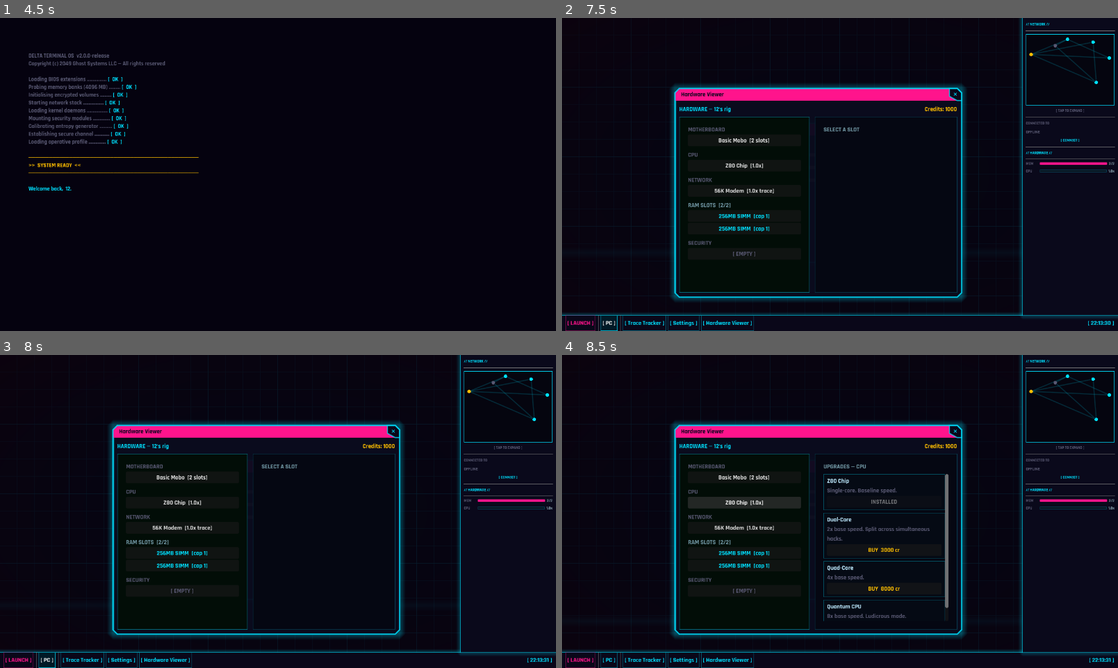
Above: before the commit, frames 1-4 (two rows, left to right).
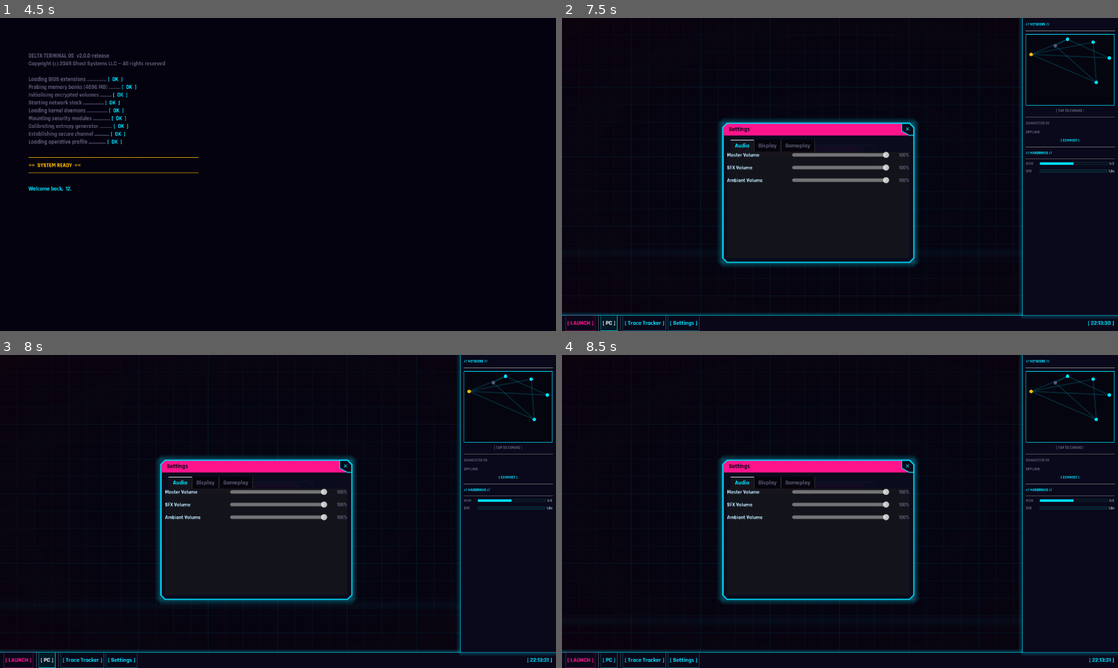
Above: after the commit, the same moments.

Repository: Sub-Xaero/Delta-Terminal-v2
Game: Godot game, scene res://scenes/main_menu.tscn
Same seed, same stepped clock (60 frames per second), same inputs: the game is played once before the commit and once after it.
Inputs (mouse positions are in pixels of both pictures, inside the frame that each line leads up to):
- Up to frame 1 (4.5 s): click "[ NEW GAME ]" at 0.5 s; click (278, 230) at 1.27 s; type "12" at 1.35 s; click "[ CONFIRM ]" at 2 s; move the mouse to (400, 158) at 2.77 s; click (400, 158) at 2.92 s; tap Enter at 3.5 s; drag from (166, 190) to (250, 237) at 3.52 s; tap Space at 4.25 s; move the mouse to (333, 105) at 4.27 s; click (333, 105) at 4.42 s
- Up to frame 2 (7.5 s): click "[ LAUNCH ]" at 5 s; click "[ LAUNCH ]" at 5.75 s; click "✕" at 6.5 s; click "[ PC ]" at 7.25 s
- Up to frame 3 (8 s): no input
- Up to frame 4 (8.5 s): click (745, 502) at 8 s, where only the run before the commit has a clickable "Z80 Chip [1.0x]"

Frame 1 is identical in both runs. In frame 2, 10% of the frame differs, in the area x 19-100%, y 21-100%; in frame 3, 11%; in frame 4, 12%.
Error after the commit: Parse Error: Identifier "cpu_usage_label" not declared in the current scope. (res://scenes/tools/hardware_viewer.gd:258)

Commit message:
Rebrand CPU to compute stacks
Processing power is no longer a single chip — it's a stack of parallel
nodes. Rename throughout: catalog type "cpu" → "stack", item names
(Z80 Chip → Solo Stack, Dual-Core → Dual Stack, etc.), public API
(installed_cpu → installed_stack, effective_cpu_speed →
effective_stack_speed), scene nodes (CpuSection/CpuSlot/… →
StackSection/StackSlot/…), and sidebar monitor tag (CPU → STK).
Save file compatibility is preserved via the existing "cpu_id" key.

Diff:
--- a/scenes/desktop/sidebar.gd
+++ b/scenes/desktop/sidebar.gd
@@ -84,7 +84,7 @@
 	_widget_slots.add_child(sep)
 
 	_widget_slots.add_child(_build_monitor_row("MEM"))
-	_widget_slots.add_child(_build_monitor_row("CPU"))
+	_widget_slots.add_child(_build_monitor_row("STK"))
 	_update_monitors()
 
 
@@ -132,7 +132,7 @@
 		_ram_bar        = bar
 		_ram_val_label  = val_lbl
 		_ram_fill_style = fill_style
-	else:
+	else:  # STK
 		_cpu_bar        = bar
 		_cpu_val_label  = val_lbl
 		_cpu_fill_style = fill_style
@@ -153,12 +153,12 @@
 	_ram_val_label.text      = "%d/%d" % [ram_used, ram_cap]
 
 	# ── CPU ───────────────────────────────────────────────────────────────────
-	var cpu_speed:  float = HardwareManager.installed_cpu.get("cpu_speed", 1.0)
+	var stk_speed:  float = HardwareManager.installed_stack.get("cpu_speed", 1.0)
 	var hack_count: int   = HardwareManager.active_hack_count
-	var cpu_load: float   = minf(1.0, float(hack_count) / maxf(1.0, cpu_speed))
-	_cpu_fill_style.bg_color = _monitor_color(cpu_load)
-	_cpu_bar.value           = cpu_load
-	_cpu_val_label.text      = "%.1fx" % HardwareManager.effective_cpu_speed
+	var stk_load: float   = minf(1.0, float(hack_count) / maxf(1.0, stk_speed))
+	_cpu_fill_style.bg_color = _monitor_color(stk_load)
+	_cpu_bar.value           = stk_load
+	_cpu_val_label.text      = "%.1fx" % HardwareManager.effective_stack_speed
 
 
 func _monitor_color(pct: float) -> Color:
--- a/scenes/tools/hardware_viewer.gd
+++ b/scenes/tools/hardware_viewer.gd
@@ -7,8 +7,8 @@
 @onready var header_label:    Label         = $ContentArea/Margin/VBox/TopRow/HeaderLabel
 @onready var credits_label:   Label         = $ContentArea/Margin/VBox/TopRow/CreditsLabel
 @onready var mobo_slot:       Button        = $ContentArea/Margin/VBox/HSplit/BoardPanel/BoardMargin/BoardVBox/MoboSection/MoboSlot
-@onready var cpu_slot:        Button        = $ContentArea/Margin/VBox/HSplit/BoardPanel/BoardMargin/BoardVBox/CpuSection/CpuSlot
-@onready var cpu_usage_label: Label         = $ContentArea/Margin/VBox/HSplit/BoardPanel/BoardMargin/BoardVBox/CpuSection/CpuUsageLabel
+@onready var stack_slot:        Button        = $ContentArea/Margin/VBox/HSplit/BoardPanel/BoardMargin/BoardVBox/StackSection/StackSlot
+@onready var stack_usage_label: Label         = $ContentArea/Margin/VBox/HSplit/BoardPanel/BoardMargin/BoardVBox/StackSection/StackUsageLabel
 @onready var network_slot:    Button        = $ContentArea/Margin/VBox/HSplit/BoardPanel/BoardMargin/BoardVBox/NetworkSection/NetworkSlot
 @onready var ram_label:       Label         = $ContentArea/Margin/VBox/HSplit/BoardPanel/BoardMargin/BoardVBox/RamSection/RamLabel
 @onready var ram_slots_vbox:  VBoxContainer = $ContentArea/Margin/VBox/HSplit/BoardPanel/BoardMargin/BoardVBox/RamSection/RamSlots
@@ -31,7 +31,7 @@
 	EventBus.player_stats_changed.connect(_on_player_stats_changed)
 
 	mobo_slot.pressed.connect(func():    _show_shop_for("mobo", -1))
-	cpu_slot.pressed.connect(func():     _show_shop_for("cpu", -1))
+	stack_slot.pressed.connect(func():   _show_shop_for("stack", -1))
 	network_slot.pressed.connect(func(): _show_shop_for("network", -1))
 	security_slot.pressed.connect(func(): _show_shop_for("security", -1))
 	detonate_btn.pressed.connect(_on_detonate_pressed)
@@ -51,17 +51,17 @@
 	var mobo: Dictionary = HardwareManager.installed_mobo
 	mobo_slot.text = "%s  [%d slots]" % [mobo.get("name", "?"), mobo.get("ram_slots", 0)]
 
-	# CPU
-	var cpu: Dictionary = HardwareManager.installed_cpu
-	cpu_slot.text = "%s  [%.1fx]" % [cpu.get("name", "?"), cpu.get("cpu_speed", 1.0)]
+	# Stack
+	var stk: Dictionary = HardwareManager.installed_stack
+	stack_slot.text = "%s  [%.1fx]" % [stk.get("name", "?"), stk.get("cpu_speed", 1.0)]
 	var hack_count: int = HardwareManager.active_hack_count
 	if hack_count > 0:
-		cpu_usage_label.visible = true
-		cpu_usage_label.text = "%d hack(s) active  →  %.2fx effective" % [
-			hack_count, HardwareManager.effective_cpu_speed
+		stack_usage_label.visible = true
+		stack_usage_label.text = "%d hack(s) active  →  %.2fx effective" % [
+			hack_count, HardwareManager.effective_stack_speed
 		]
 	else:
-		cpu_usage_label.visible = false
+		stack_usage_label.visible = false
 
 	# Network
 	var net: Dictionary = HardwareManager.installed_network
@@ -121,7 +121,7 @@
 	var type_labels: Dictionary = {
 		"mobo":     "MOTHERBOARD",
 		"ram":      "RAM MODULE",
-		"cpu":      "CPU",
+		"stack":    "COMPUTE STACK",
 		"network":  "NETWORK CARD",
 		"security": "SECURITY CHIP",
 	}
@@ -190,7 +190,7 @@
 	var id: String = item.get("id", "")
 	match item.get("type", ""):
 		"mobo":     return HardwareManager.installed_mobo.get("id", "") == id
-		"cpu":      return HardwareManager.installed_cpu.get("id", "") == id
+		"stack":    return HardwareManager.installed_stack.get("id", "") == id
 		"network":  return HardwareManager.installed_network.get("id", "") == id
 		"security": return HardwareManager.installed_security.get("id", "") == id
 		"ram":
@@ -262,7 +262,7 @@
 
 	# Section header labels — slot buttons colour overrides set in _refresh
 	_style_section_label($ContentArea/Margin/VBox/HSplit/BoardPanel/BoardMargin/BoardVBox/MoboSection/MoboLabel as Label)
-	_style_section_label($ContentArea/Margin/VBox/HSplit/BoardPanel/BoardMargin/BoardVBox/CpuSection/CpuLabel as Label)
+	_style_section_label($ContentArea/Margin/VBox/HSplit/BoardPanel/BoardMargin/BoardVBox/StackSection/StackLabel as Label)
 	_style_section_label($ContentArea/Margin/VBox/HSplit/BoardPanel/BoardMargin/BoardVBox/NetworkSection/NetworkLabel as Label)
 	_style_section_label($ContentArea/Margin/VBox/HSplit/BoardPanel/BoardMargin/BoardVBox/SecuritySection/SecurityLabel as Label)
 	# RamLabel styled above via @onready reference
--- a/scenes/tools/hardware_viewer.tscn
+++ b/scenes/tools/hardware_viewer.tscn
@@ -63,19 +63,19 @@
 layout_mode = 2
 text = "..."
 
-[node name="CpuSection" type="VBoxContainer" parent="ContentArea/Margin/VBox/HSplit/BoardPanel/BoardMargin/BoardVBox"]
+[node name="StackSection" type="VBoxContainer" parent="ContentArea/Margin/VBox/HSplit/BoardPanel/BoardMargin/BoardVBox"]
 layout_mode = 2
 theme_override_constants/separation = 2
 
-[node name="CpuLabel" type="Label" parent="ContentArea/Margin/VBox/HSplit/BoardPanel/BoardMargin/BoardVBox/CpuSection"]
+[node name="StackLabel" type="Label" parent="ContentArea/Margin/VBox/HSplit/BoardPanel/BoardMargin/BoardVBox/StackSection"]
 layout_mode = 2
-text = "CPU"
+text = "COMPUTE STACK"
 
-[node name="CpuSlot" type="Button" parent="ContentArea/Margin/VBox/HSplit/BoardPanel/BoardMargin/BoardVBox/CpuSection"]
+[node name="StackSlot" type="Button" parent="ContentArea/Margin/VBox/HSplit/BoardPanel/BoardMargin/BoardVBox/StackSection"]
 layout_mode = 2
 text = "..."
 
-[node name="CpuUsageLabel" type="Label" parent="ContentArea/Margin/VBox/HSplit/BoardPanel/BoardMargin/BoardVBox/CpuSection"]
+[node name="StackUsageLabel" type="Label" parent="ContentArea/Margin/VBox/HSplit/BoardPanel/BoardMargin/BoardVBox/StackSection"]
 layout_mode = 2
 visible = false
 text = ""
--- a/scenes/tools/password_cracker.gd
+++ b/scenes/tools/password_cracker.gd
@@ -42,7 +42,7 @@
 	_update_char_grid()
 	if _state != State.CRACKING:
 		return
-	_crack_elapsed  += delta * HardwareManager.effective_cpu_speed
+	_crack_elapsed  += delta * HardwareManager.effective_stack_speed
 	_crack_progress  = minf(_crack_elapsed / _crack_duration, 1.0)
 	crack_bar.value  = _crack_progress * 100.0
 	crack_pct.text   = "CRACK:  %d%%" % roundi(_crack_progress * 100.0)
--- a/scenes/tools/port_scanner.gd
+++ b/scenes/tools/port_scanner.gd
@@ -49,10 +49,10 @@
 func _process(delta: float) -> void:
 	if _state != State.SCANNING:
 		return
-	var cpu_speed: float = HardwareManager.effective_cpu_speed
-	_scan_elapsed += delta * cpu_speed
+	var stk_speed: float = HardwareManager.effective_stack_speed
+	_scan_elapsed += delta * stk_speed
 	scan_bar.value  = minf(_scan_elapsed / _scan_duration, 1.0) * 100.0
-	_line_timer    -= delta * cpu_speed
+	_line_timer    -= delta * stk_speed
 	if _line_timer <= 0.0 and not _pending_lines.is_empty():
 		_reveal_next_line()
 		_line_timer = _line_interval
--- a/scripts/autoloads/hardware_manager.gd
+++ b/scripts/autoloads/hardware_manager.gd
@@ -1,15 +1,15 @@
 extends Node
 ## Tracks installed hardware and exposes derived stats used by other systems.
 ## RAM capacity limits how many tools can be open simultaneously.
-## CPU speed (shared across active hacks) determines how fast operations complete.
+## Stack speed (shared across active hacks) determines how fast operations complete.
 ## Modem speed multiplier slows trace accumulation.
 ## Security chips can nuke the entire system to avoid a trace completion penalty.
 
 # ── Catalog ────────────────────────────────────────────────────────────────────
-# type: "mobo" | "ram" | "cpu" | "network" | "security"
+# type: "mobo" | "ram" | "stack" | "network" | "security"
 # Motherboard: ram_slots (int)
 # RAM:         ram_capacity (int) — number of concurrent tools this stick supports
-# CPU:         cpu_speed (float)  — base speed multiplier; shared across active hacks
+# Stack:       cpu_speed (float)  — base speed multiplier; shared across active hacks
 # Network:     trace_mult (float) — higher = trace accumulates slower
 # Security:    nuke_mode (String) — "auto" triggers on trace_completed; "manual" is player-activated
 const CATALOG: Array[Dictionary] = [
@@ -47,25 +47,25 @@
 		"ram_capacity": 4, "cost": 3000,
 	},
 
-	# ── CPU ───────────────────────────────────────────────────────────────────
-	{
-		"id": "cpu_z80", "type": "cpu", "name": "Z80 Chip",
-		"desc": "Single-core. Baseline speed.",
+	# ── Stacks ────────────────────────────────────────────────────────────────
+	{
+		"id": "cpu_z80", "type": "stack", "name": "Solo Stack",
+		"desc": "Single processing node. Baseline throughput.",
 		"cpu_speed": 1.0, "cost": 0,
 	},
 	{
-		"id": "cpu_dual", "type": "cpu", "name": "Dual-Core",
-		"desc": "2x base speed. Split across simultaneous hacks.",
+		"id": "cpu_dual", "type": "stack", "name": "Dual Stack",
+		"desc": "Two parallel nodes. 2x speed, distributed across active hacks.",
 		"cpu_speed": 2.0, "cost": 3000,
 	},
 	{
-		"id": "cpu_quad", "type": "cpu", "name": "Quad-Core",
-		"desc": "4x base speed.",
+		"id": "cpu_quad", "type": "stack", "name": "Quad Stack",
+		"desc": "Four-node array. 4x base throughput.",
 		"cpu_speed": 4.0, "cost": 8000,
 	},
 	{
-		"id": "cpu_quantum", "type": "cpu", "name": "Quantum CPU",
-		"desc": "8x base speed. Ludicrous mode.",
+		"id": "cpu_quantum", "type": "stack", "name": "Quantum Stack",
+		"desc": "Eight entangled nodes. 8x throughput. Experimental.",
 		"cpu_speed": 8.0, "cost": 20000,
 	},
 
@@ -106,7 +106,7 @@
 
 const _STARTING_MOBO_ID:    String = "mobo_basic"
 const _STARTING_RAM_IDS:    Array  = ["ram_256", "ram_256"]
-const _STARTING_CPU_ID:     String = "cpu_z80"
+const _STARTING_STACK_ID:   String = "cpu_z80"
 const _STARTING_NETWORK_ID: String = "net_56k"
 const _STARTING_CREDITS:    int    = 1000
 
@@ -117,7 +117,7 @@
 # ── Installed hardware state ────────────────────────────────────────────────────
 var installed_mobo:     Dictionary = {}
 var installed_ram:      Array[Dictionary] = []
-var installed_cpu:      Dictionary = {}
+var installed_stack:    Dictionary = {}
 var installed_network:  Dictionary = {}
 var installed_security: Dictionary = {}
 
@@ -127,11 +127,11 @@
 var ram_used:               int   = 0
 var modem_trace_multiplier: float = 1.0
 
-# ── CPU ────────────────────────────────────────────────────────────────────────
+# ── Stack ──────────────────────────────────────────────────────────────────────
 var active_hack_count: int = 0
 
-var effective_cpu_speed: float:
-	get: return installed_cpu.get("cpu_speed", 1.0) / max(1, active_hack_count)
+var effective_stack_speed: float:
+	get: return installed_stack.get("cpu_speed", 1.0) / max(1, active_hack_count)
 
 
 # ── Lifecycle ─────────────────────────────────────────────────────────────────
@@ -182,7 +182,7 @@
 	return {
 		"mobo_id":     installed_mobo.get("id", _STARTING_MOBO_ID),
 		"ram_ids":     installed_ram.map(func(r: Dictionary) -> String: return r.get("id", "")),
-		"cpu_id":      installed_cpu.get("id", _STARTING_CPU_ID),
+		"cpu_id":      installed_stack.get("id", _STARTING_STACK_ID),
 		"network_id":  installed_network.get("id", _STARTING_NETWORK_ID),
 		"security_id": installed_security.get("id", ""),
 	}
@@ -195,7 +195,7 @@
 		var r: Dictionary = _find_catalog_item(rid)
 		if not r.is_empty():
 			installed_ram.append(r)
-	installed_cpu     = _find_catalog_item(data.get("cpu_id", _STARTING_CPU_ID))
+	installed_stack   = _find_catalog_item(data.get("cpu_id", _STARTING_STACK_ID))
 	installed_network = _find_catalog_item(data.get("network_id", _STARTING_NETWORK_ID))
 	var sec_id: String = data.get("security_id", "")
 	installed_security = {} if sec_id.is_empty() else _find_catalog_item(sec_id)
@@ -267,8 +267,8 @@
 				)
 				GameManager.add_credits(item.get("cost", 0))
 				return
-		"cpu":
-			installed_cpu = item
+		"stack":
+			installed_stack = item
 		"network":
 			installed_network = item
 		"security":
@@ -289,7 +289,7 @@
 	installed_ram.clear()
 	for rid: String in _STARTING_RAM_IDS:
 		installed_ram.append(_find_catalog_item(rid))
-	installed_cpu      = _find_catalog_item(_STARTING_CPU_ID)
+	installed_stack    = _find_catalog_item(_STARTING_STACK_ID)
 	installed_network  = _find_catalog_item(_STARTING_NETWORK_ID)
 	installed_security = {}
 	active_hack_count  = 0
